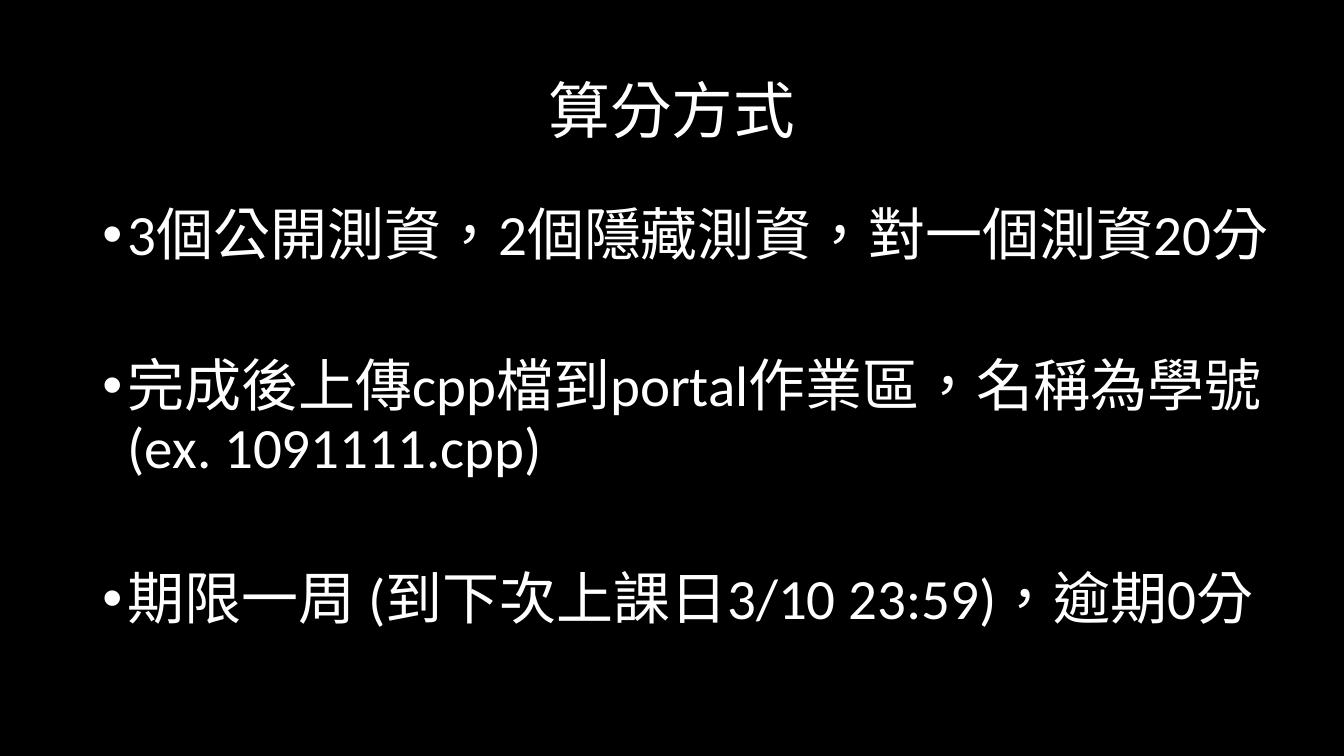
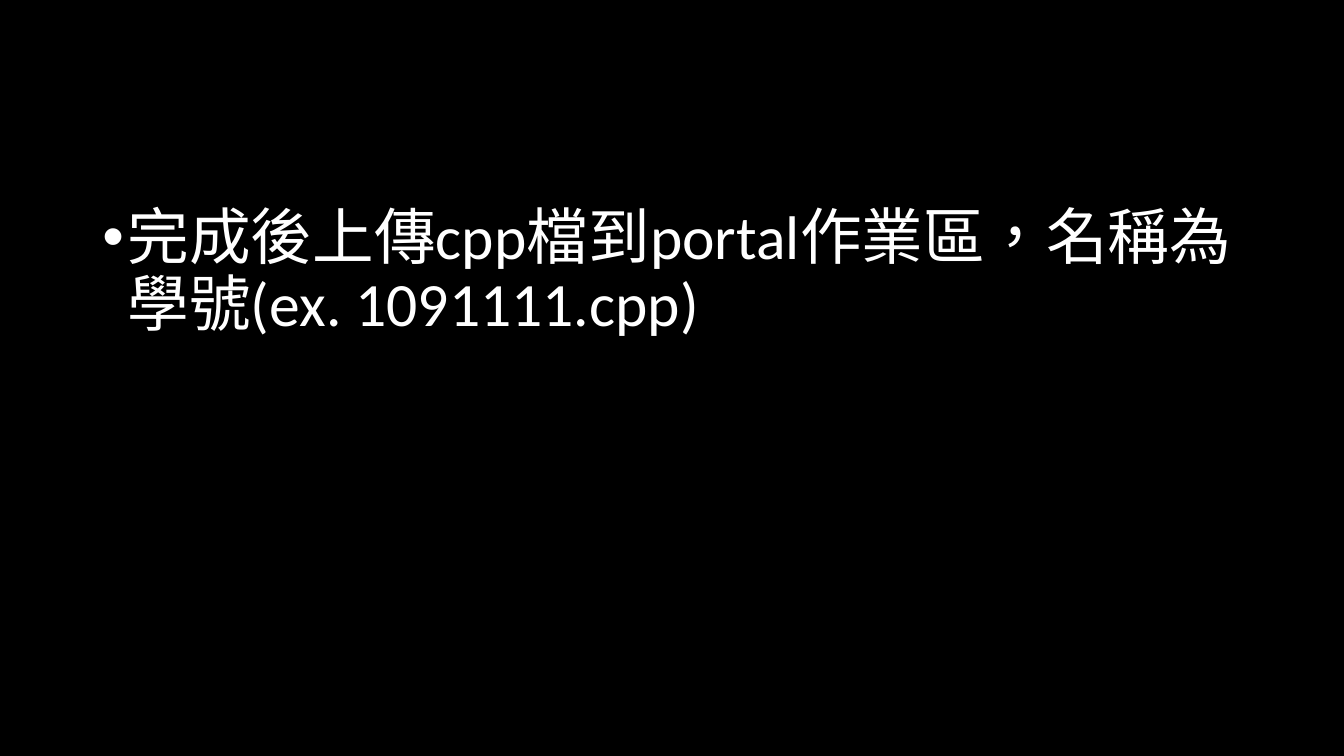
Before and after one commit to weermark/class, a slide deck: slide 20 of practical class/class_ppt/程一實習0303.pptx (slide 16 before the commit). Drawn at 1344x756 pixels with LibreOffice and Linux fonts; fonts in the diff are those of the drawing. Boxes give left, top, right and bottom in pixels: in the first picture for what was removed or moved away, otherwise in the second. Text is boxed around its words. In the diff, an @@ line names an element or a change of style, - is before the commit and + after.

```diff
--- a/practical class/class_ppt/程一實習0303.pptx
+++ b/practical class/class_ppt/程一實習0303.pptx
@@ title removed at [549,81,795,138] @@
-算分方式
@@ text "完成後上傳cpp檔到portal作業區，名稱為學號(ex. 1091111.cpp)" at [128,207,1232,336]: size 40.7 to 44 pt @@
@@ text at [128,208,1269,260]: paragraph removed @@
-• 3個公開測資，2個隱藏測資，對一個測資20分
@@ text at [128,571,1254,627]: paragraph removed @@
-• 期限一周 (到下次上課日3/10 23:59)，逾期0分
```
Also in this commit, not shown: 5 slides added, 1 slide removed, 2 other files.
